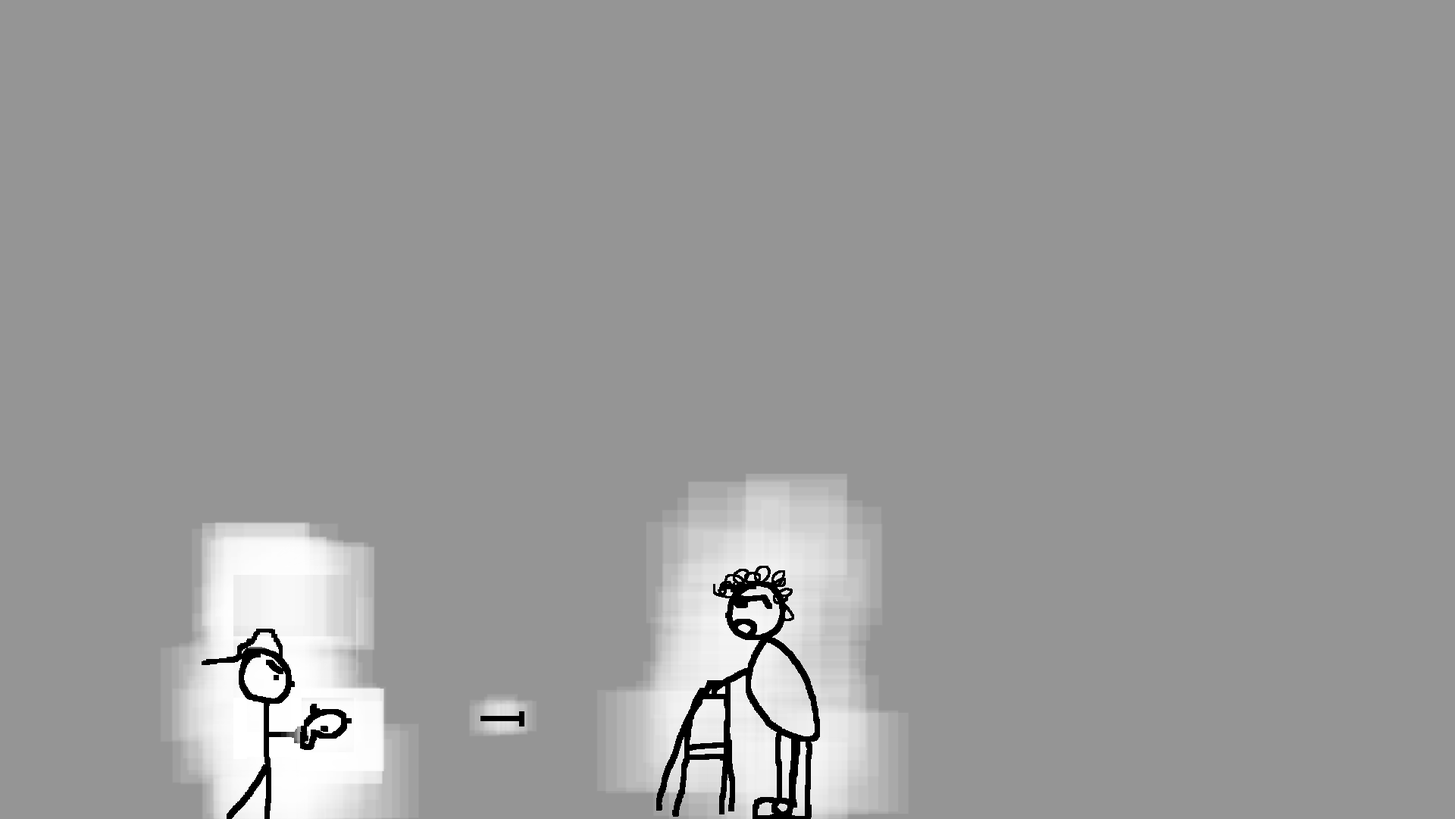
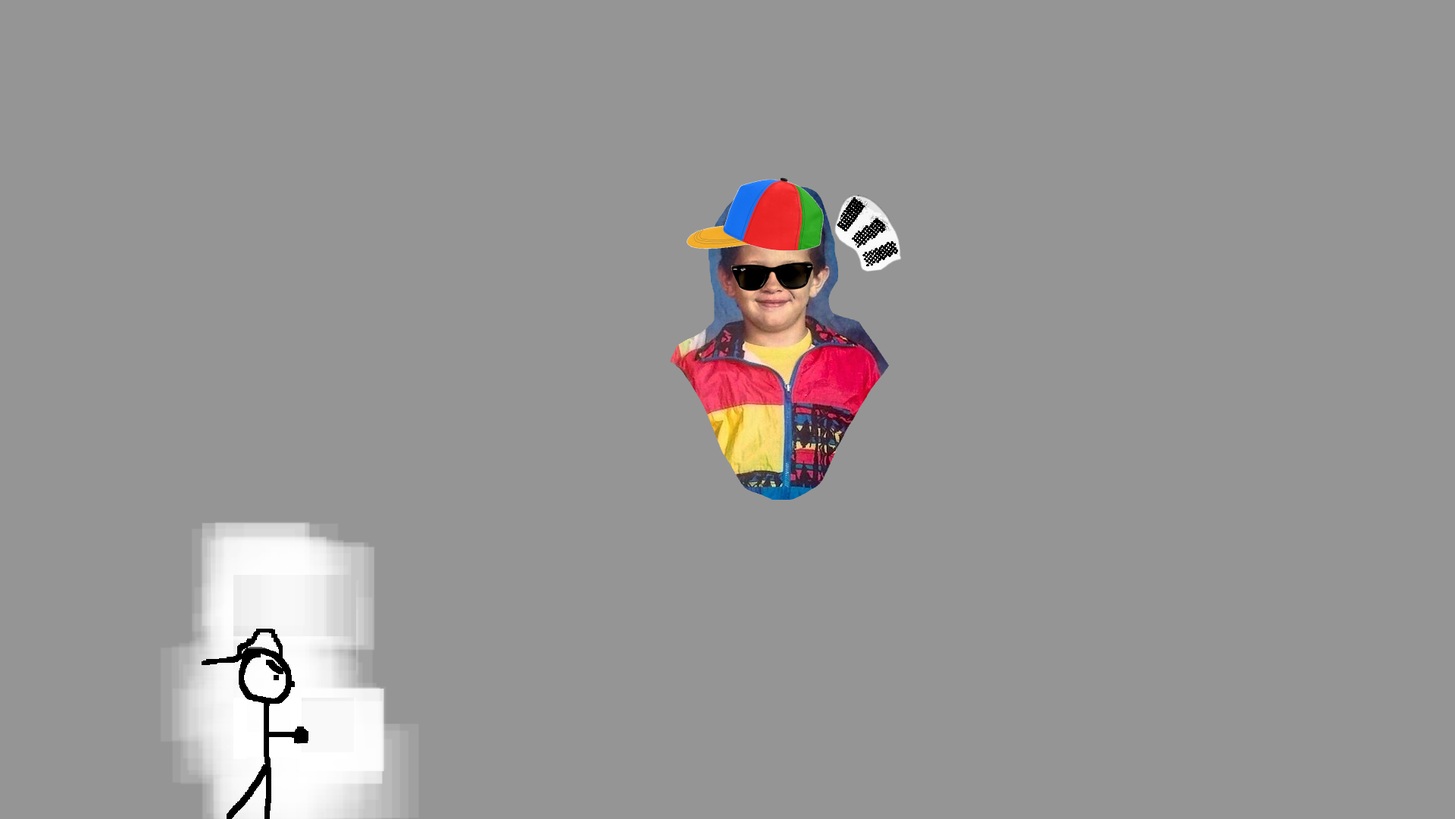
The second w=1455, h=819 image is a revision of the first. Changes to its layers:
hid "mamie" over [597, 472, 909, 819]
added group "Groupe de calques" with 4 layers above "bullet" over [670, 177, 903, 500]
added layer "surprise" in group "Groupe de calques" over [833, 194, 903, 273]
added layer "casquette" in group "Groupe de calques" over [686, 177, 825, 253]
added layer "lunettes" in group "Groupe de calques" over [730, 261, 815, 292]
added layer "kid" in group "Groupe de calques" over [670, 184, 890, 500]
hid "bullet" over [469, 693, 537, 737]
hid "weapon" over [280, 699, 354, 752]
